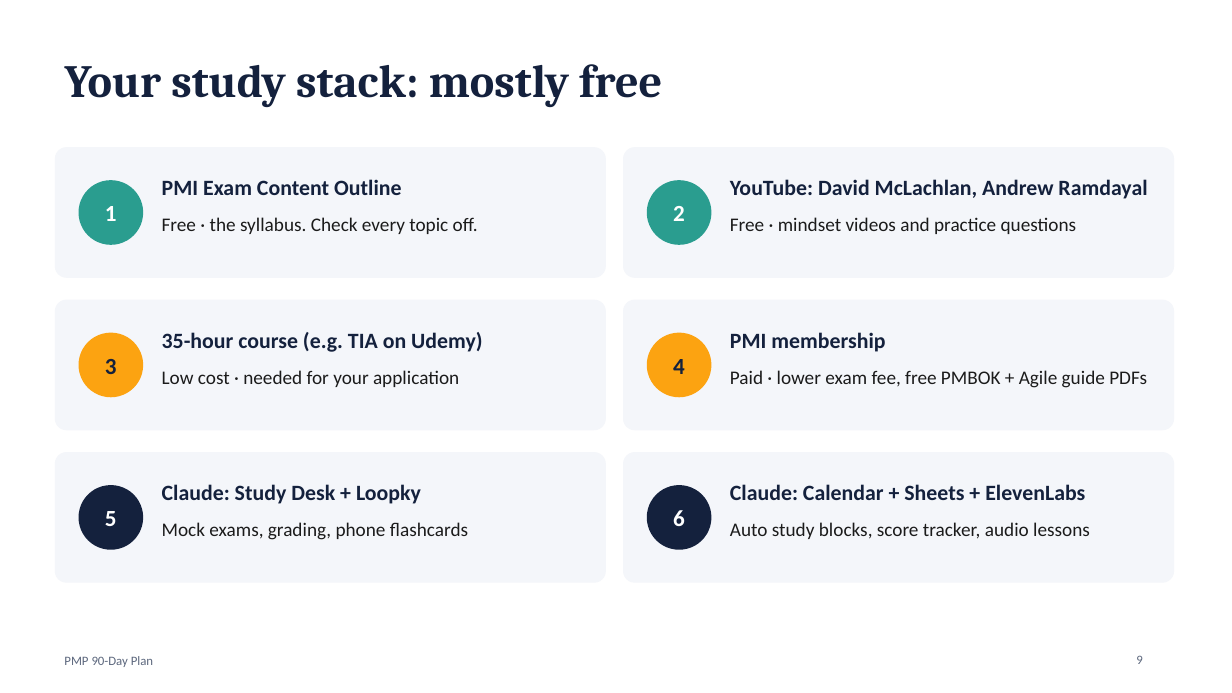
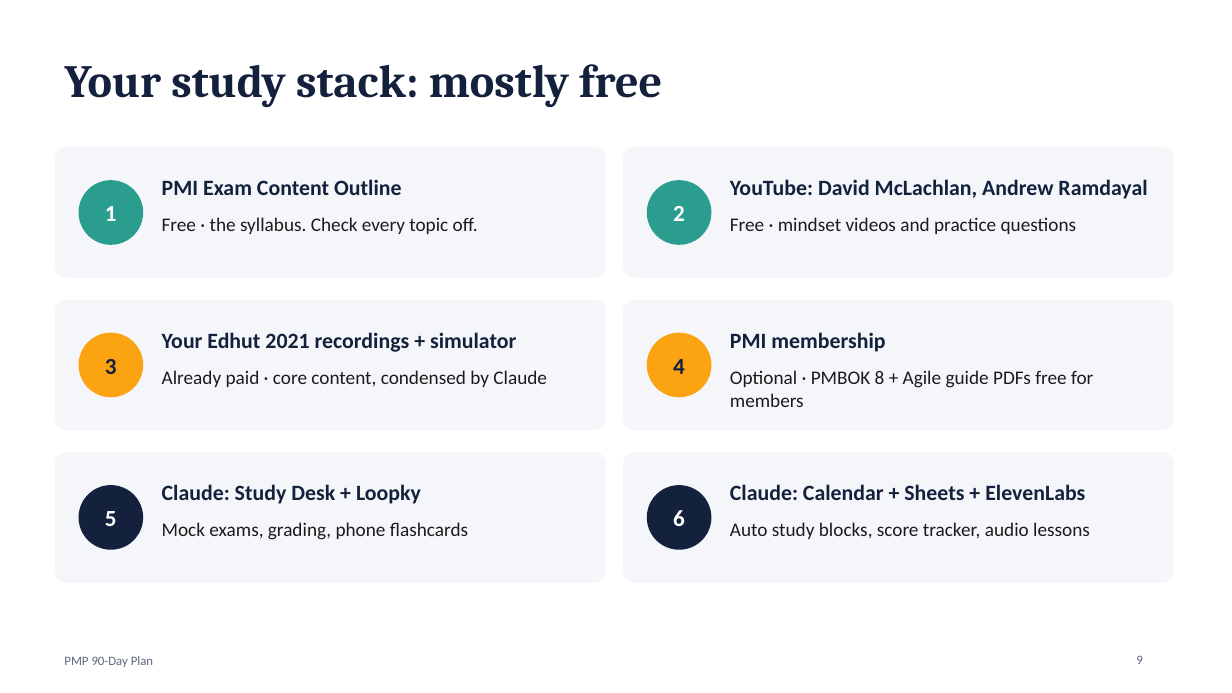
Before and after one commit to pushkar251019/Github, a slide deck: slide 9 of PMP_90_Day_Study_Plan.pptx. Drawn at 1232x693 pixels with LibreOffice and Linux fonts; fonts in the diff are those of the drawing. Boxes give left, top, right and bottom in pixels: in the first picture for what was removed or moved away, otherwise in the second. Text is boxed around its words. In the diff, an @@ line names an element or a change of style, - is before the commit and + after.

```diff
--- a/PMP_90_Day_Study_Plan.pptx
+++ b/PMP_90_Day_Study_Plan.pptx
@@ text at (162, 332, 516, 352): text changed @@
-35-hour course (e.g. TIA on Udemy)
+Your Edhut 2021 recordings + simulator
@@ text at (162, 370, 547, 387): text changed @@
-Low cost · needed for your application
+Already paid · core content, condensed by Claude
@@ text at (730, 370, 1093, 407): text changed @@
-Paid · lower exam fee, free PMBOK + Agile guide PDFs
+Optional · PMBOK 8 + Agile guide PDFs free for members
```
Also in this commit, not shown: 8 other slides changed.
